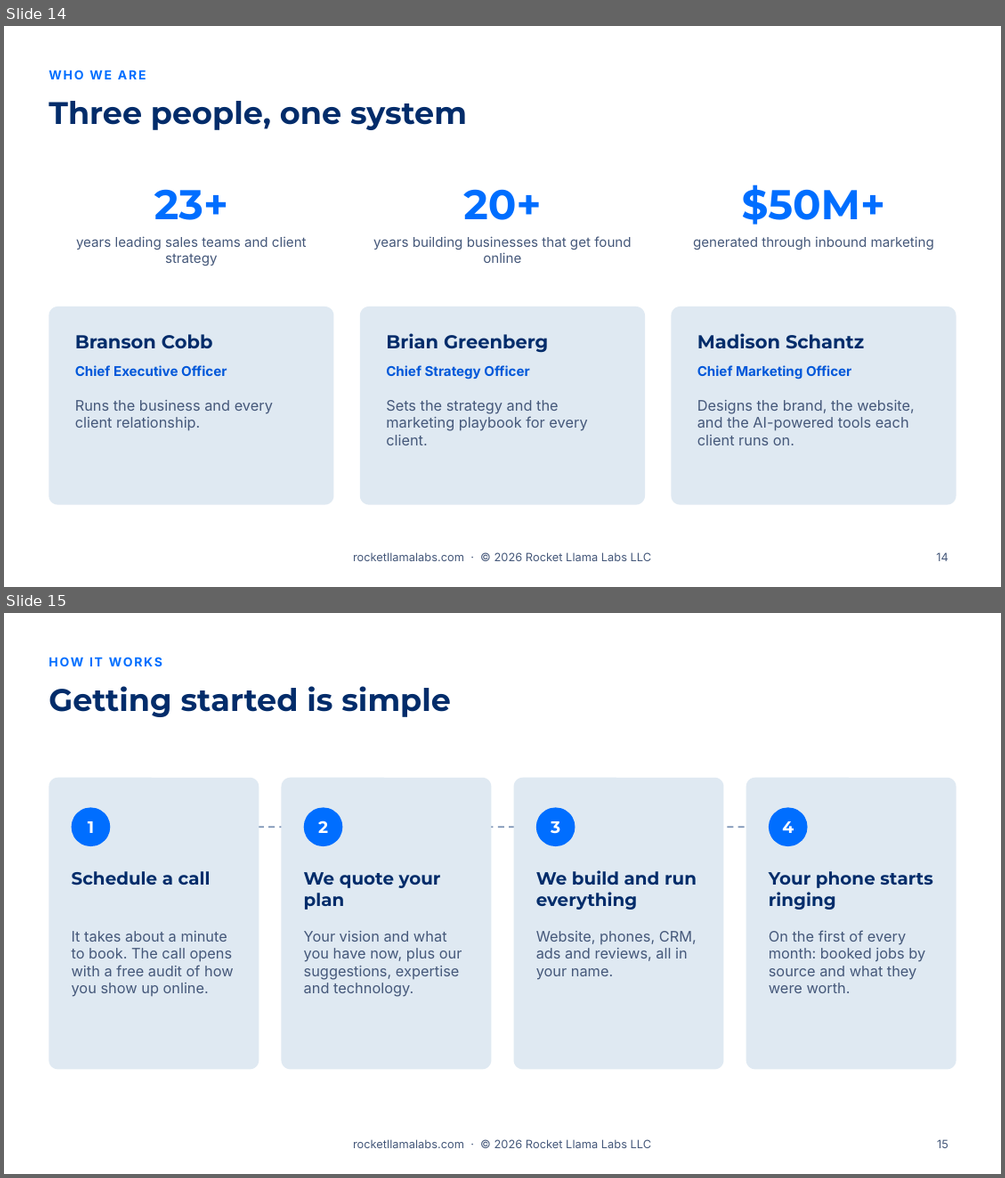
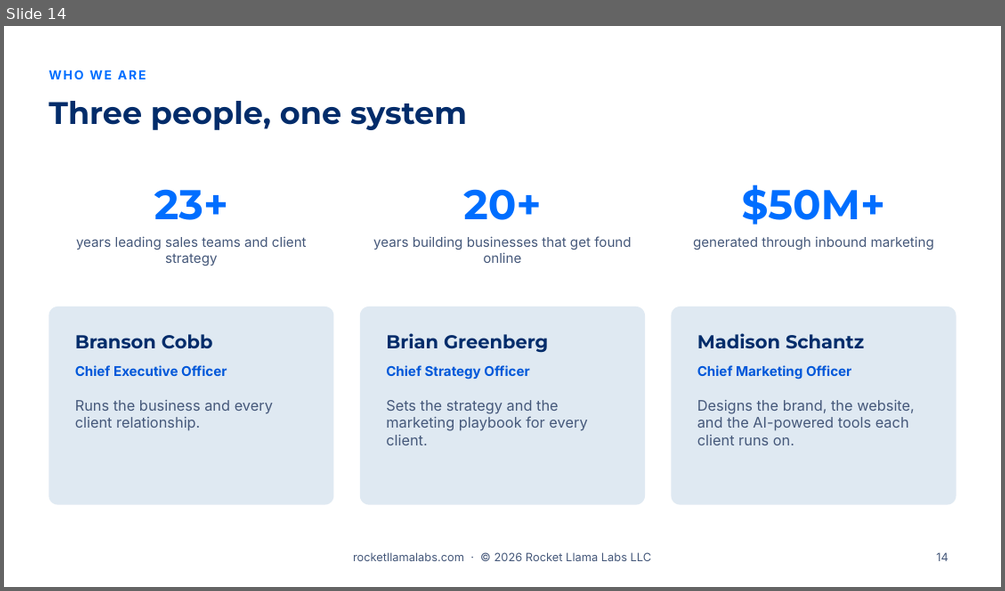
Before and after one commit to RocketLlamaLabs/rocketllama-website, a slide deck: public/slides/v1/rocket-llama-labs-sales-presentation-v1.pptx. Shown one above the other, each under a label of ours: slides 14 and 15 before the commit, slide 14 after it. The pictures are 1005x1178 and 1005x591 pixels, drawn with LibreOffice and Linux fonts; fonts in the diff are those of the drawing; background and template pictures are left out. Boxes give left, top, right and bottom in pixels: in the first picture for what was removed or moved away, otherwise in the second. Text is boxed around its words. In the diff, an @@ line names an element or a change of style, - is before the commit and + after.

```diff
--- a/public/slides/v1/rocket-llama-labs-sales-presentation-v1.pptx
+++ b/public/slides/v1/rocket-llama-labs-sales-presentation-v1.pptx
@@ slide 15 removed at [4, 613, 1001, 1174], background #FFFFFF; not listed: 1 template element that a slide beside it also shows @@
@@ text removed at [48, 657, 162, 666] @@
-HOW IT WORKS
@@ title removed at [48, 686, 451, 717] @@
-Getting started is simple
@@ rounded rectangle removed at [48, 778, 259, 1070] @@
@@ rounded rectangle removed at [282, 778, 492, 1070] @@
@@ rounded rectangle removed at [514, 778, 724, 1070] @@
@@ rounded rectangle removed at [745, 778, 956, 1070] @@
@@ ellipse removed at [72, 807, 110, 846] @@
-1
@@ ellipse removed at [304, 807, 343, 846] @@
-2
@@ ellipse removed at [536, 807, 575, 846] @@
-3
@@ ellipse removed at [769, 807, 807, 846] @@
-4
@@ line removed from (94, 827) to (798, 827) @@
@@ text removed at [72, 871, 210, 885] @@
-Schedule a call
@@ text removed at [304, 872, 441, 909] @@
-We quote your plan
@@ text removed at [536, 870, 696, 909] @@
-We build and run everything
@@ text removed at [769, 871, 932, 909] @@
-Your phone starts ringing
@@ text removed at [72, 931, 234, 997] @@
-It takes about a minute to book. The call opens with a free audit of how you show up online.
@@ text removed at [304, 931, 462, 997] @@
-Your vision and what you have now, plus our suggestions, expertise and technology.
@@ text removed at [536, 931, 696, 980] @@
-Website, phones, CRM, ads and reviews, all in your name.
@@ text removed at [769, 930, 925, 993] @@
-On the first of every month: booked jobs by source and what they were worth.
@@ page number removed at [937, 1139, 948, 1148] @@
-15
```
Also in this commit, not shown: 5 slides changed, 1 slide added, 2 other slides removed, 15 other files.
